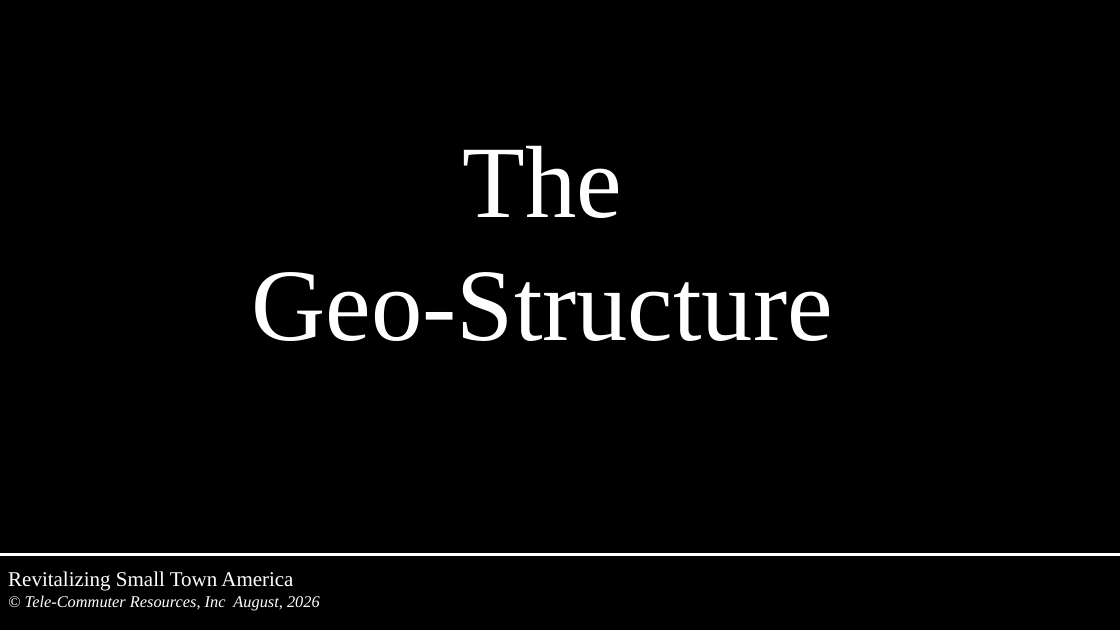
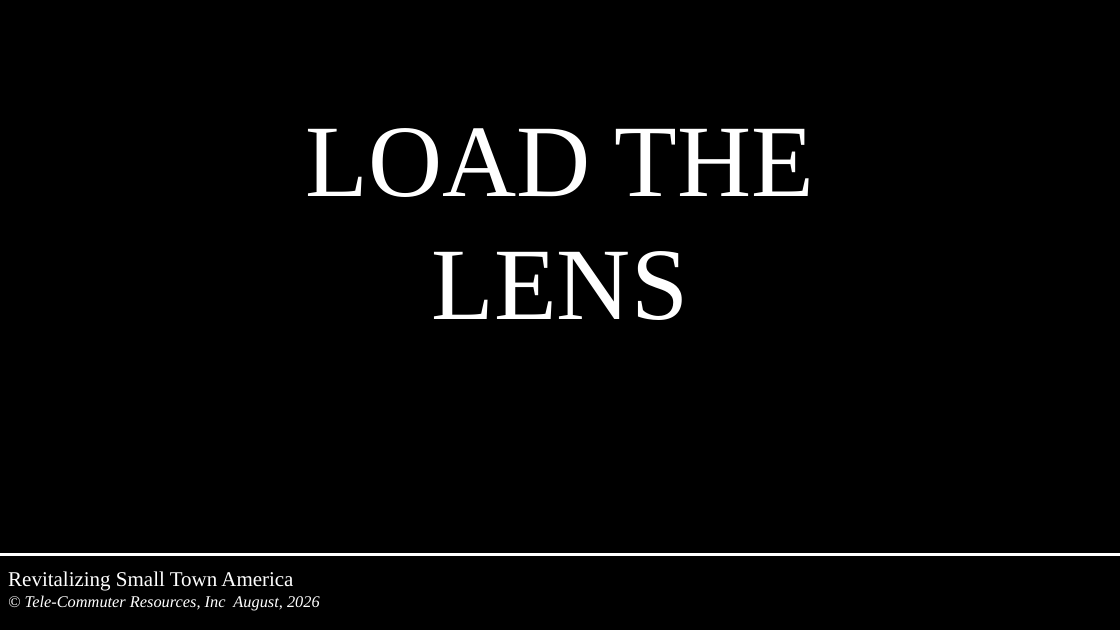
Before and after one commit to tcr-iac/iac-community-portal, a slide deck: slide 48 of files/Tools-Intro-for-Tom.pptx (slide 2 before the commit). Drawn at 1120x630 pixels with LibreOffice and Linux fonts; fonts in the diff are those of the drawing. Boxes give left, top, right and bottom in pixels: in the first picture for what was removed or moved away, otherwise in the second. Text is boxed around its words. In the diff, an @@ line names an element or a change of style, - is before the commit and + after.

```diff
--- a/files/Tools-Intro-for-Tom.pptx
+++ b/files/Tools-Intro-for-Tom.pptx
@@ text at box(306, 128, 814, 320): text changed @@
-The
-Geo-Structure
+LOAD THE LENS
```
Also in this commit, not shown: 13 other slides changed, 31 slides added, 2 slides removed, 1 other file.
